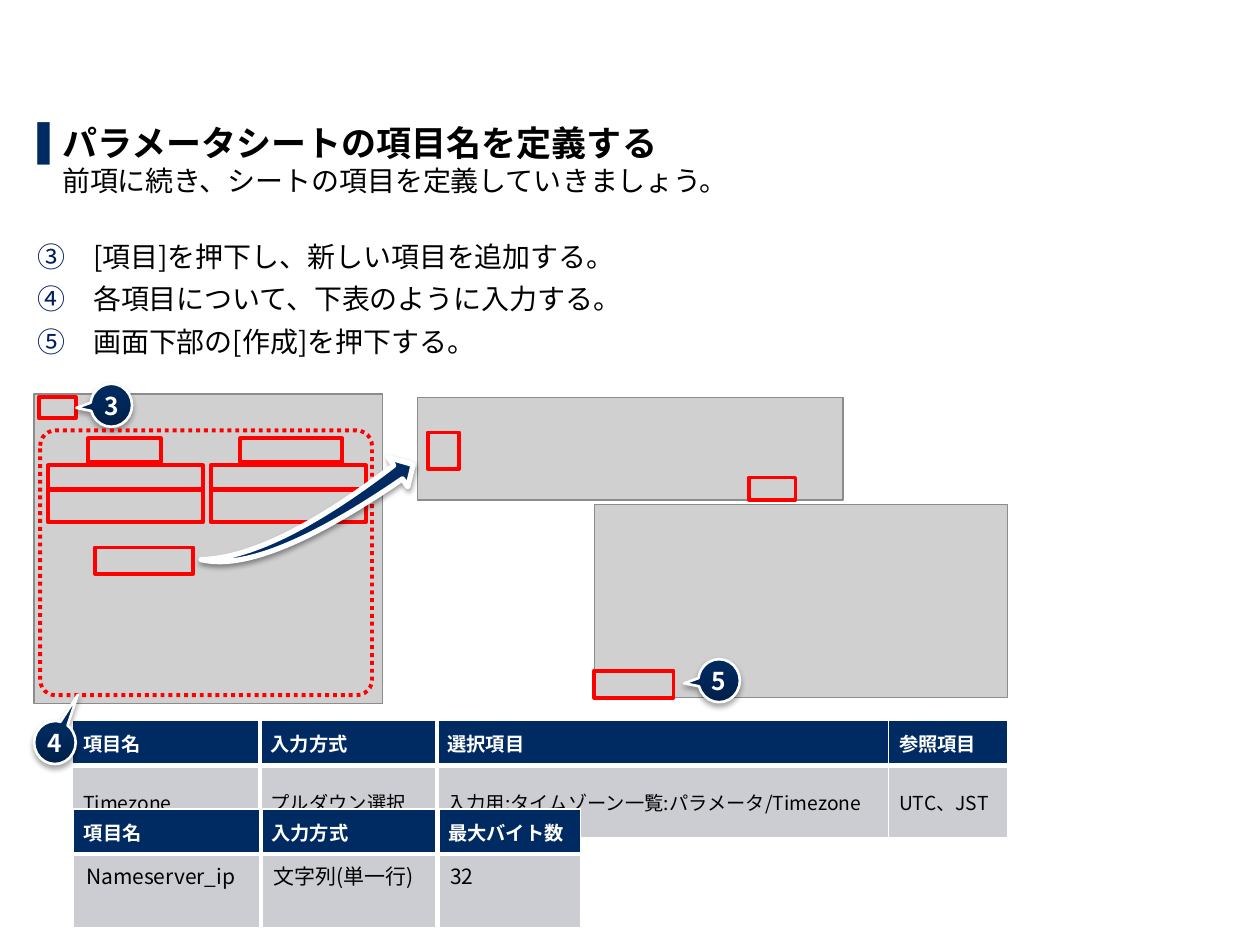
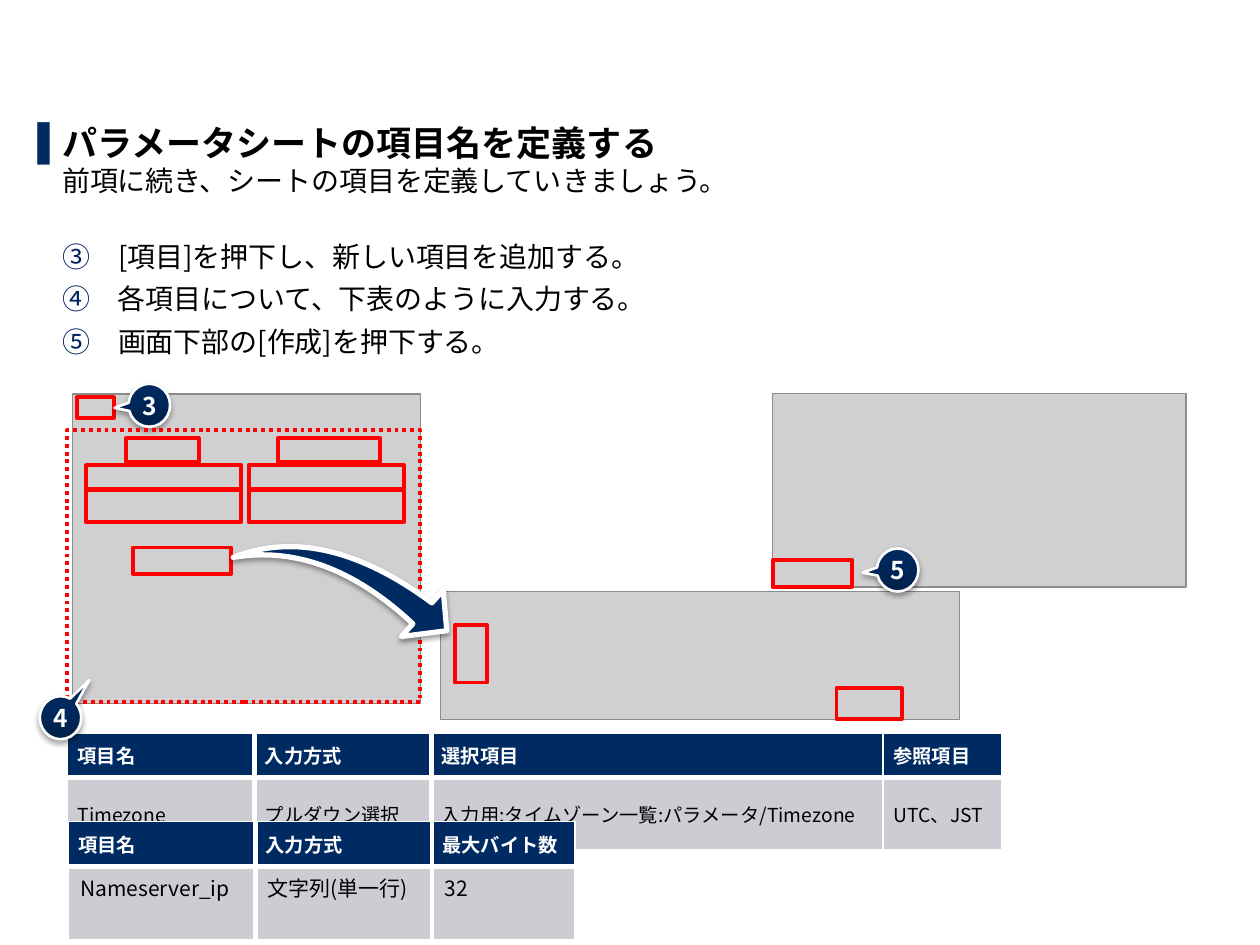
Before and after one commit to exastro-suite/it-automation-docs, a slide deck: slide 23 of asset/Learn_ja/ITA-hg-ps_practice_ja.pptx. Drawn at 1260x945 pixels with LibreOffice and Linux fonts; fonts in the diff are those of the drawing; grey boxes stand for pictures; background and template pictures are left out. Boxes give left, top, right and bottom in pixels: in the first picture for what was removed or moved away, otherwise in the second. Text is boxed around its words. In the diff, an @@ line names an element or a change of style, - is before the commit and + after.

```diff
--- a/asset/Learn_ja/ITA-hg-ps_practice_ja.pptx
+++ b/asset/Learn_ja/ITA-hg-ps_practice_ja.pptx
@@ text at (62, 243, 646, 357): list level 1 to 2 in "③ [項目]を押下し、新しい項目を追加する。"; list level 1 to 2 in "④ 各項目について、下表のように入力する。"; list level 1 to 2 in "⑤ 画面下部の[作成]を押下する。" @@
@@ picture removed at (417, 397, 843, 500) @@
@@ picture: place and size @@
-picture at (595, 504, 1008, 697)
+picture at (772, 393, 1186, 586)
@@ rectangle: place and size @@
-rectangle at (40, 431, 372, 696)
+rectangle at (67, 431, 420, 703)
@@ rectangle at (67, 431, 420, 703): rounded rectangle to rectangle @@
@@ 7 rectangles, 1 picture, 1 speech bubble: place and size @@
-7 rectangles, 1 picture, 1 speech bubble at (34, 384, 382, 703)
+7 rectangles, 1 picture, 1 speech bubble at (72, 384, 420, 703)
@@ rectangle: place and size @@
-rectangle at (241, 438, 343, 461)
+rectangle at (278, 438, 381, 461)
@@ swoosh arrow at (233, 467, 465, 705): mirrored; rotation 320 to 48 degrees @@
@@ rectangle: place and size @@
-rectangle at (595, 670, 674, 697)
+rectangle at (772, 559, 852, 586)
@@ speech bubble "5": place and size @@
-speech bubble "5" at (698, 659, 740, 702)
+speech bubble "5" at (877, 548, 919, 591)
@@ picture added at (440, 591, 959, 718) @@
@@ rectangle: place and size @@
-rectangle at (427, 432, 459, 469)
+rectangle at (455, 625, 488, 682)
@@ rectangle: place and size @@
-rectangle at (748, 478, 795, 500)
+rectangle at (837, 688, 902, 719)
@@ speech bubble "4": place and size @@
-speech bubble "4" at (34, 721, 76, 764)
+speech bubble "4" at (40, 697, 82, 740)
@@ speech bubble "4" at (40, 697, 82, 740): proportions changed @@
@@ table: place and size @@
-table at (73, 721, 1008, 820)
+table at (67, 733, 1002, 832)
@@ table: place and size @@
-table at (73, 809, 580, 893)
+table at (68, 822, 575, 905)
```
Also in this commit, not shown: 36 other slides changed, 1 other file.
